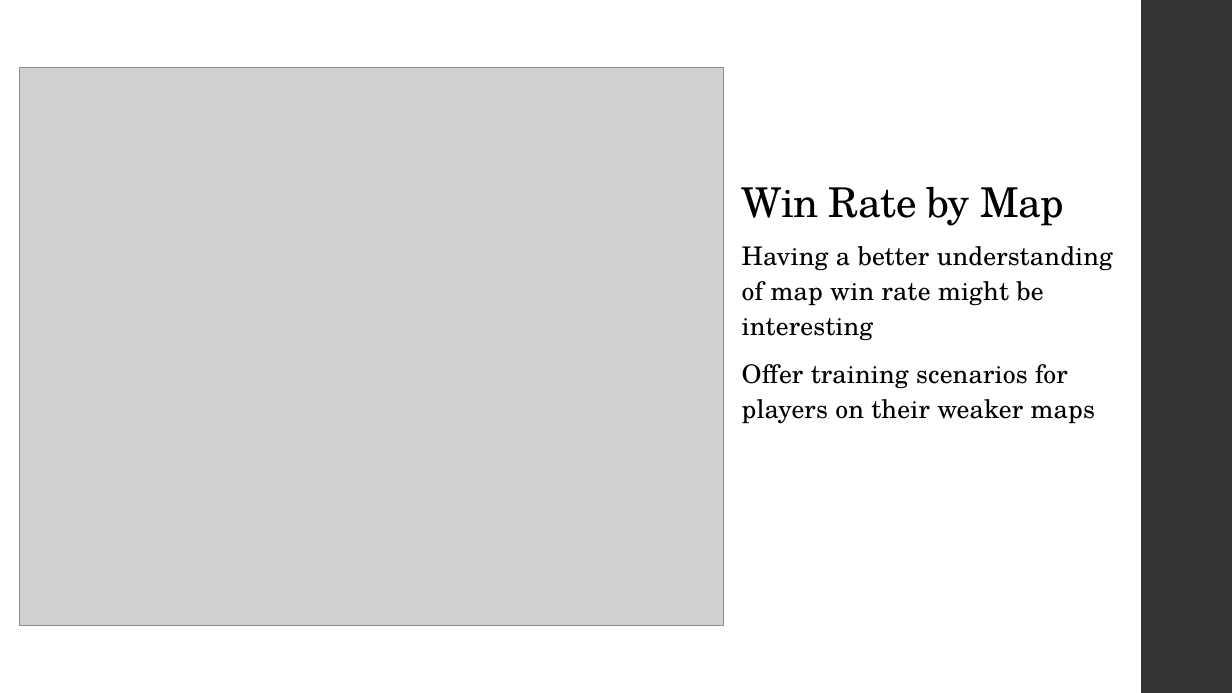
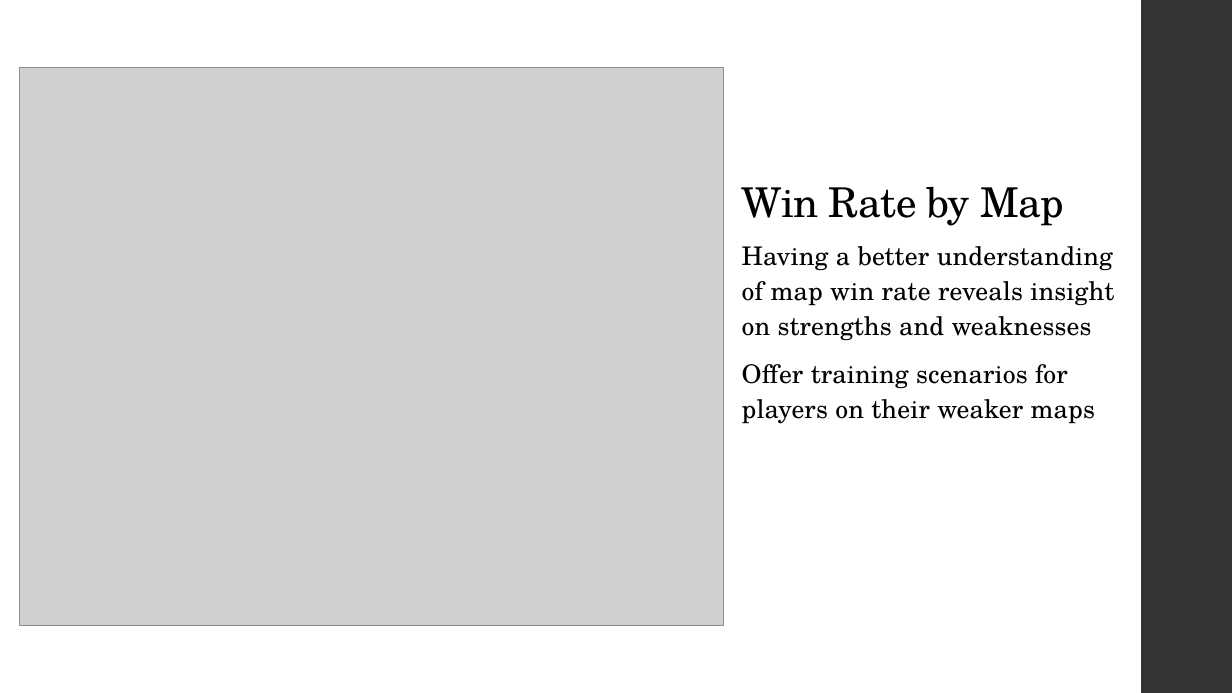
Before and after one commit to Drymander/Capstone-Halo-5, a slide deck: slide 6 of presentation/Presentation.pptx. Drawn at 1232x693 pixels with LibreOffice and Linux fonts; fonts in the diff are those of the drawing; grey boxes stand for pictures. Boxes give left, top, right and bottom in pixels: in the first picture for what was removed or moved away, otherwise in the second. Text is boxed around its words. In the diff, an @@ line names an element or a change of style, - is before the commit and + after.

```diff
--- a/presentation/Presentation.pptx
+++ b/presentation/Presentation.pptx
@@ text at (742,246,1114,341): text changed @@
-Having a better understanding of map win rate might be interesting
+Having a better understanding of map win rate reveals insight on strengths and weaknesses
```
Also in this commit, not shown: 7 other slides changed, 5 other files.
